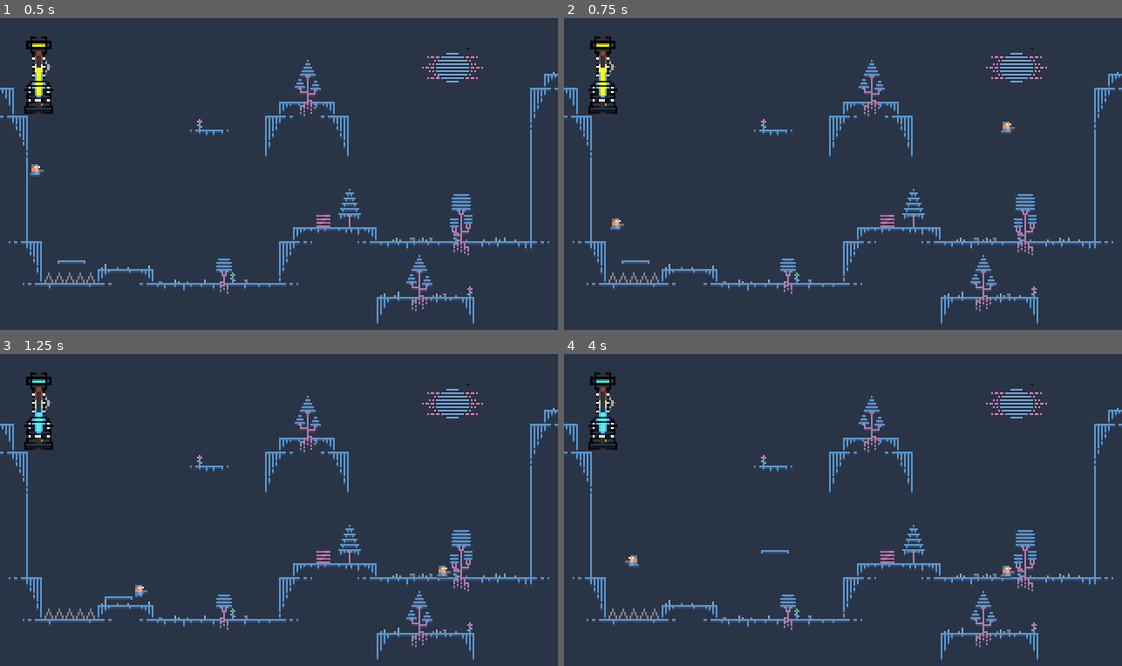
Above: before the commit, frames 1-4 (two rows, left to right).
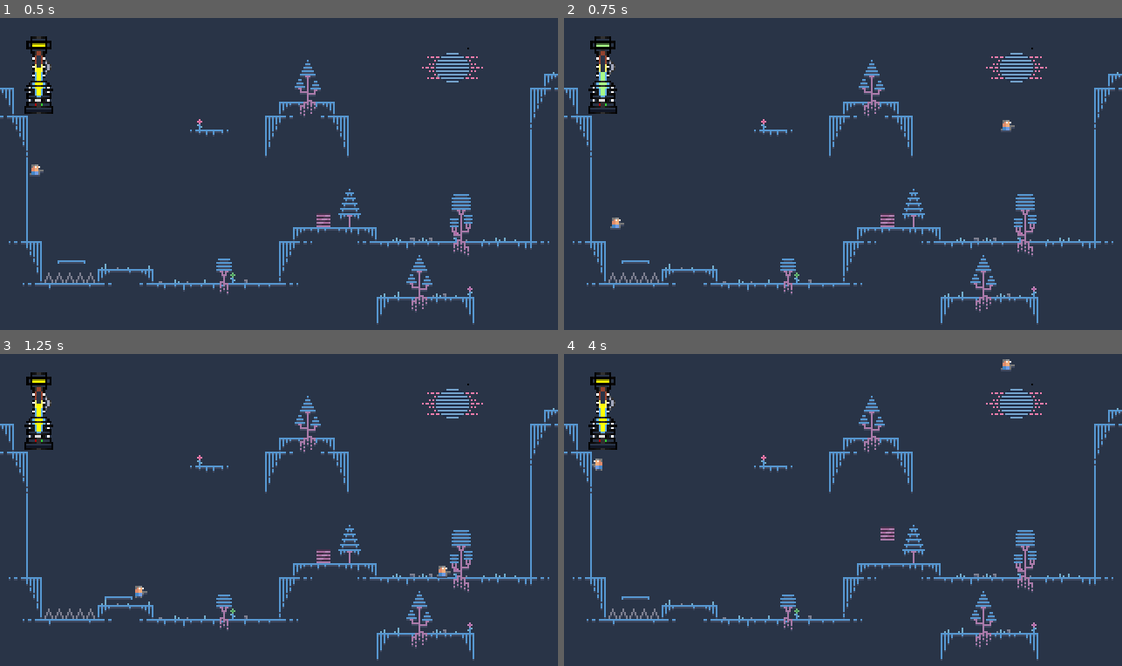
Above: after the commit, the same moments.

Repository: ddorn/gravity
Game: Godot game, scene res://World.tscn
Same seed, same stepped clock (60 frames per second), same inputs: the game is played once before the commit and once after it.
Inputs:
- Up to frame 1 (0.5 s): no input
- Up to frame 2 (0.75 s): hold Right (ui_right) from 0.53 s (still down); hold E (ui_e) from 0.53 s (still down)
- Up to frame 3 (1.25 s): keep holding Right (ui_right); keep holding E (ui_e); tap Up (ui_up) at 0.77 s; tap Q (ui_q) at 0.8 s
- Up to frame 4 (4 s): release E (ui_e) at 1.28 s; tap Q (ui_q) at 1.35, 2.3, 2.85, 3.8 s; tap Up (ui_up) at 1.52, 3.02, 3.77 s; tap E (ui_e) at 1.55, 3.05 s; release Right (ui_right) at 2.03 s; hold E (ui_e) 2.03-2.78 s; hold Left (ui_left) from 2.03 s (still down); hold E (ui_e) from 3.53 s (still down)

Frame 1 is identical in both runs. In frame 2, 0.2% of the frame differs, in the area x 5-81%, y 8-68%; in frame 3, 0.1%; in frame 4, 0.6%, in the area x 5-81%, y 1-79%.

Commit message:
move all gravity controls in the controller

Diff:
--- a/Interface/Interface.gd
+++ b/Interface/Interface.gd
@@ -1,13 +1,16 @@
 extends Control
 
-# Declare member variables here. Examples:
-# var a = 2
-# var b = "text"
 const B_LVL1_grav = 100
 const B_LVL2_grav = 150
 const B_LVL3_grav = 200
 const B_LVL4_grav = 300
 const B_LVL5_grav = 400
+
+const Utils = preload("res://utils.gd")
+
+const MIN_GRAVITY = 50
+const MAX_GRAVITY = 300
+const GRAVITY_CHANGE = 50  # units per key press
 
 onready var animGrav = $HBoxContainer/AnimGrav
 onready var animTreeGrav = $HBoxContainer/AnimTreeGrav
@@ -16,7 +19,6 @@
 func _ready():
 	animTreeGrav.active=true
 	animTreeGrav['parameters/playback'].start("LVL3_grav")
-	_gravity_con_change(B_LVL1_grav)
 
 func _gravity_con_change(new_gravity):
 	animTreeGrav['parameters/playback'].start("LVL3_grav")
@@ -32,6 +34,16 @@
 		animTreeGrav['parameters/playback'].travel("LVL5_grav")
 
 
+func _input(event):
+	var gravity = Utils.get_gravity(self)
 
-func _on_Player_new_grav(gravityMode):
-	_gravity_con_change(gravityMode)
+	if Input.is_action_just_pressed("ui_q"):
+		gravity += GRAVITY_CHANGE
+
+	if Input.is_action_just_pressed("ui_e"):
+		gravity -= GRAVITY_CHANGE
+
+	gravity = clamp(gravity, MIN_GRAVITY, MAX_GRAVITY)
+	Utils.set_gravity(self, gravity)
+
+	_gravity_con_change(gravity)
--- a/Player.gd
+++ b/Player.gd
@@ -4,13 +4,10 @@
 
 const TYPE = "player"
 
-signal new_grav(gravityMode)
-
 const ACCELERATION = 512
 const JUMP_IMPULSE = 100
-const GRAVITY_CHANGE = 200  # units per seconds
+const AIR_FRICTION = 0.03
 
-const AIR_FRICTION = 0.03
 const GROUND_FRICTION = 0.4
 const MAX_SPEED = 64
 
@@ -29,10 +26,9 @@
 
 
 func _physics_process(delta):
-	gravity_control(delta)
 	# Player inputs
 
-	var GRAVITY = 200;
+	var GRAVITY = Utils.get_gravity(self)
 	var x_input = Input.get_action_strength("ui_right") - Input.get_action_strength("ui_left")
 
 	if x_input != 0:
@@ -66,7 +62,6 @@
 	if x_input == 0:
 		velocity.x = lerp(velocity.x, 0, friction)
 
-	GRAVITY = Utils.get_gravity(self)
 	velocity.y += GRAVITY * delta
 
 	# To avoid sliding on the moving platforms
@@ -80,12 +75,3 @@
 		var collision = get_slide_collision(i)
 		if collision.collider.has_method("collide_with"):
 			collision.collider.collide_with(collision, self)
-
-
-# This would have to be put in the gravitometre node/script
-func gravity_control(delta):
-	var gravity = Utils.get_gravity(self)
-	gravity += GRAVITY_CHANGE * (Input.get_action_strength("ui_q") - Input.get_action_strength("ui_e")) * delta
-	gravity = clamp(gravity, 50, 400)
-	Utils.set_gravity(self, gravity)
-	emit_signal("new_grav", gravity)
--- a/defaultObjectGrav.gd
+++ b/defaultObjectGrav.gd
@@ -1,4 +1,6 @@
 extends KinematicBody2D
+
+const Utils = preload("res://utils.gd")
 
 const ACCELERATION = 512
 const JUMP_IMPULSE = 200
